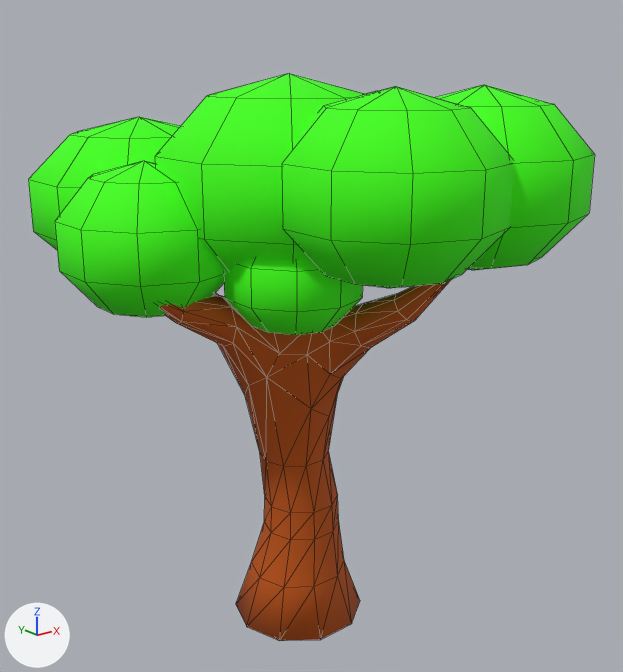
The FBX model 3D assets/Vegetation/Tree1/3D_ENV_TREE1.FBX: old version first, new version second.
Camera for both pictures: a 50 mm camera at (-2.24, -2.94, 2.59) aimed at (0.12, 0.02, 1.41). The axes (+X, +Y, +Z) are drawn at lower left. The lights are the same throughout. Mesh edges are drawn as thin lines. Where no turn or scale is listed for an object, it has been applied to the vertices.

Names of what the first picture shows: 'Leaves', 'Tree1'.
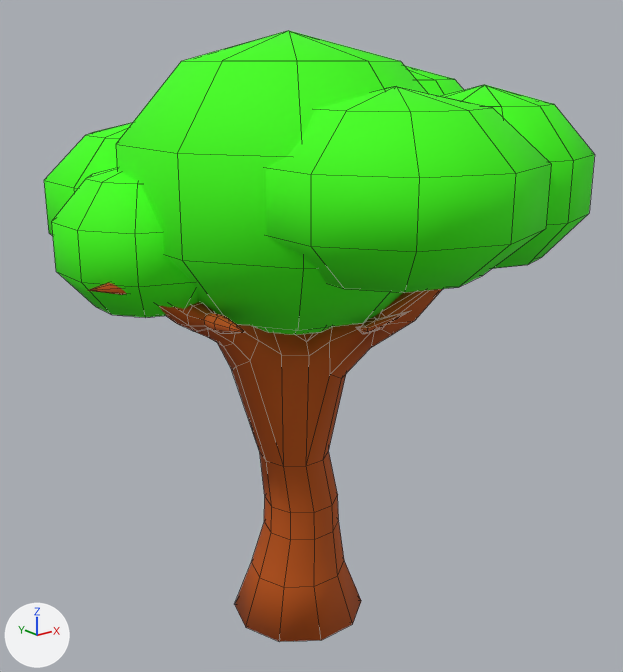
Boxes [x1, y1, x2, y2] around the edits, measured in the pictures (623 x 672 px; the box of a moved part takes in the faces that stretch with it):
'Leaves', reshaped (16% taller)
    before: [28, 74, 595, 335]
    after: [44, 31, 595, 335]
'Tree1', reshaped
    before: [159, 280, 451, 641]
    after: [88, 283, 443, 642]
part 1 of me_mesh, built on
    before: [159, 283, 444, 466]
    after: [159, 290, 429, 466]
part 2 of me_mesh, moved or reshaped
    before: [236, 561, 360, 641]
    after: [234, 561, 361, 642]
part 3 of me_mesh_001, moved or reshaped (not visible before)
    after: [405, 66, 464, 96]
part 4 of me_mesh_001, moved or reshaped
    before: [155, 74, 366, 271]
    after: [116, 31, 427, 330]
part 5 of me_mesh_001, moved or reshaped
    before: [28, 117, 181, 250]
    after: [44, 123, 132, 236]
part 6 of me_mesh_001, moved or reshaped
    before: [55, 161, 224, 317]
    after: [52, 168, 198, 318]
part 7 of me_mesh_001, moved or reshaped
    before: [282, 86, 514, 288]
    after: [266, 86, 551, 293]

What changed in the scene script:
```text
Change me_mesh:
    used by ob_tree1; location = (0.024, 0.026, 0.0)
    remove me_mesh.from_pydata(...)  # 233 vertices, 462 faces; spans x -0.84..0.79, y -0.79..0.9, z 0.0..2.14
    add me_mesh.from_pydata(...)  # 432 vertices, 492 faces; spans x -0.96..0.79, y -0.79..0.9, z 0.0..2.14
    me_mesh part 1: 3 vertices moved from x -0.84..0.27, y -0.58..0.13, z 1.35..1.85 to x -0.96..0.54, y -0.5..0.3, z 1.58..1.79; 105 vertices removed from x -0.59..0.45, y -0.55..0.53, z 1.06..2.1; 303 vertices added at x -0.57..0.69, y -0.67..0.76, z 1.27..2.01
    me_mesh part 2: 1 vertex moved within x 0.36, y 0.03, z 0.0; 6 vertices removed from x -0.27..0.3, y -0.27..0.21, z 0.0; 7 vertices added at x -0.28..0.3, y -0.28..0.22, z 0.0
Change me_mesh_001:
    where me_mesh_001.from_pydata(...)  # 336 vertices, 400 faces; spans x -1.49..0.35, y -1.13..1.09, z -0.63..0.41
    used by ob_leaves; location = (0.585, 0.11, 2.157)
    me_mesh_001 part 3: the loose piece of 42 vertices spanning x -0.35..0.35, y -0.46..0.46, z -0.33..0.33 is scaled about its middle by (1.51, 1.27, 1.44)
    me_mesh_001 part 4: the loose piece of 42 vertices spanning x -1.13..-0.06, y -0.67..0.45, z -0.5..0.41 is scaled about its middle by (1.25, 1.36, 1.36)
    me_mesh_001 part 5: the loose piece of 42 vertices spanning x -1.39..-0.44, y 0.09..1.09, z -0.54..0.22 is moved by (0.04, -0.08, 0.0)
    me_mesh_001 part 6: the loose piece of 42 vertices spanning x -1.49..-0.8, y -0.26..0.52, z -0.58..0.07 is scaled about its middle by (1.04, 1, 1)
    me_mesh_001 part 7: the loose piece of 42 vertices spanning x -0.97..-0.13, y -1.13..-0.26, z -0.39..0.36 is scaled about its middle by (1.28, 1.28, 1)
```
